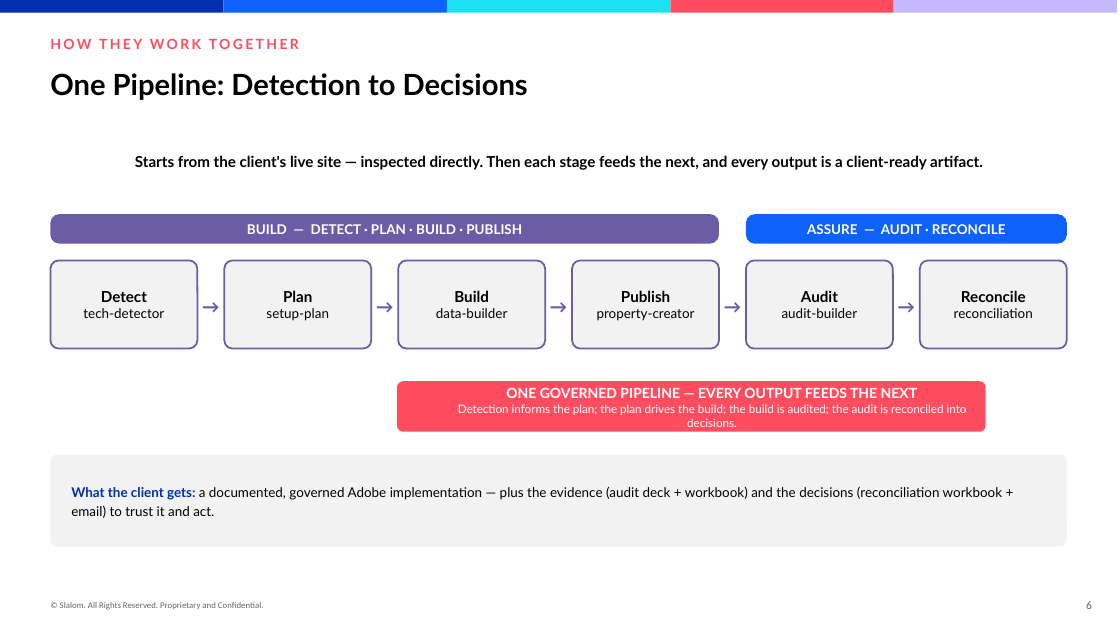
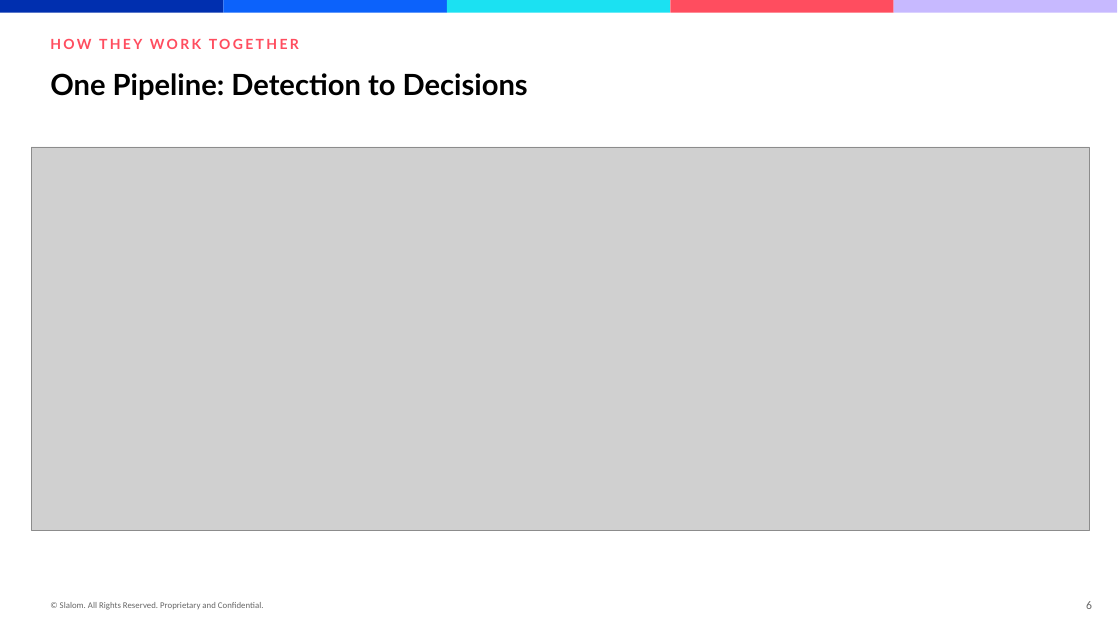
Before and after one commit to scotttavares/Adobe-Analytics-DTM, a slide deck: slide 6 of websdk-property/docs/adobe-data-collection-skills-suite.pptx. Drawn at 1120x630 pixels with LibreOffice and Linux fonts; fonts in the diff are those of the drawing; grey boxes stand for pictures. Boxes give left, top, right and bottom in pixels: in the first picture for what was removed or moved away, otherwise in the second. Text is boxed around its words. In the diff, an @@ line names an element or a change of style, - is before the commit and + after.

```diff
--- a/websdk-property/docs/adobe-data-collection-skills-suite.pptx
+++ b/websdk-property/docs/adobe-data-collection-skills-suite.pptx
@@ picture added at box(31, 147, 1090, 530) @@
@@ text removed at box(135, 155, 983, 170) @@
-Starts from the client's live site — inspected directly. Then each stage feeds the next, and every output is a client-ready artifact.
@@ rounded rectangle removed at box(50, 214, 719, 244) @@
@@ text removed at box(247, 224, 522, 234) @@
-BUILD — DETECT · PLAN · BUILD · PUBLISH
@@ rounded rectangle removed at box(746, 214, 1067, 244) @@
@@ text removed at box(807, 224, 1006, 234) @@
-ASSURE — AUDIT · RECONCILE
@@ rounded rectangle removed at box(50, 260, 197, 349) @@
@@ text removed at box(197, 262, 224, 350) @@
-→
@@ rounded rectangle removed at box(224, 260, 371, 349) @@
@@ text removed at box(371, 262, 398, 350) @@
-→
@@ rounded rectangle removed at box(398, 260, 545, 349) @@
@@ text removed at box(545, 262, 572, 350) @@
-→
@@ rounded rectangle removed at box(572, 260, 719, 349) @@
@@ text removed at box(719, 262, 746, 350) @@
-→
@@ rounded rectangle removed at box(746, 260, 893, 349) @@
@@ text removed at box(893, 262, 920, 350) @@
-→
@@ rounded rectangle removed at box(920, 260, 1067, 349) @@
@@ text removed at box(83, 291, 164, 318) @@
-Detect
-tech-detector
@@ text removed at box(266, 290, 329, 321) @@
-Plan
-setup-plan
@@ text removed at box(436, 290, 508, 318) @@
-Build
-data-builder
@@ text removed at box(597, 290, 695, 321) @@
-Publish
-property-creator
@@ text removed at box(782, 290, 858, 318) @@
-Audit
-audit-builder
@@ text removed at box(954, 290, 1033, 318) @@
-Reconcile
-reconciliation
@@ rounded rectangle removed at box(397, 381, 986, 432) @@
@@ text removed at box(458, 388, 967, 427) @@
-ONE GOVERNED PIPELINE — EVERY OUTPUT FEEDS THE NEXT
-Detection informs the plan; the plan drives the build; the build is audited; the audit is reconciled into decisions.
@@ rounded rectangle removed at box(50, 455, 1067, 546) @@
@@ text removed at box(71, 486, 1002, 518) @@
-What the client gets: a documented, governed Adobe implementation — plus the evidence (audit deck + workbook) and the decisions (reconciliation workbook + email) to trust it and act.
```
